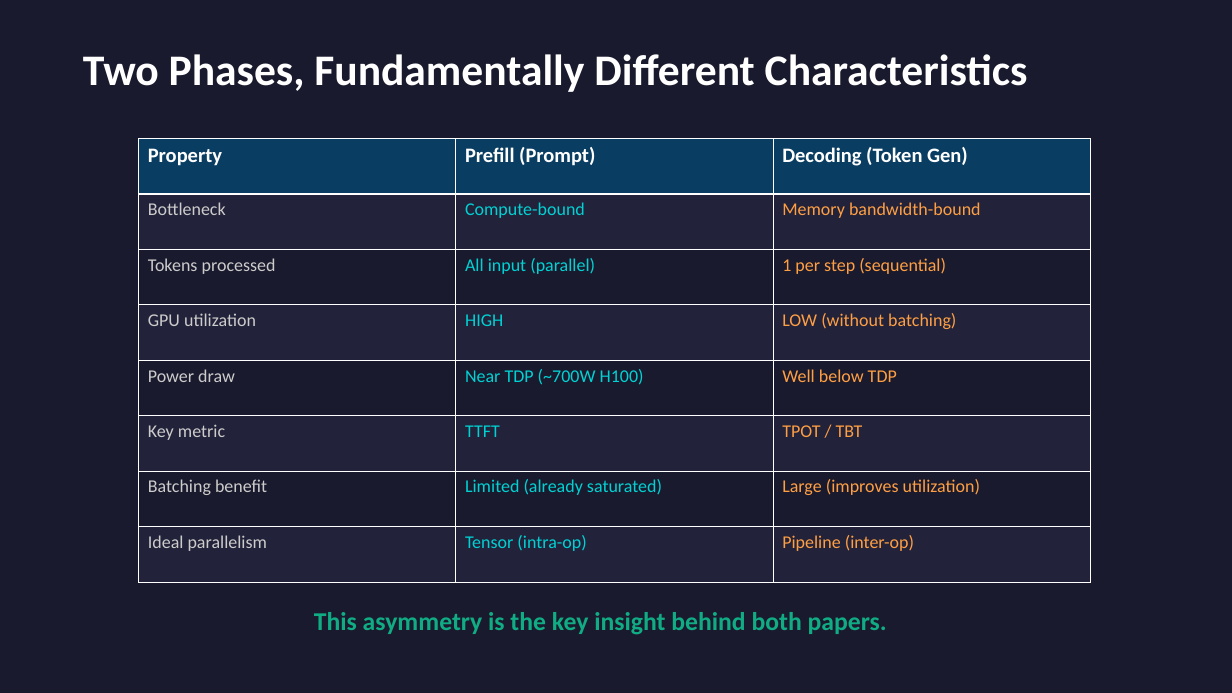
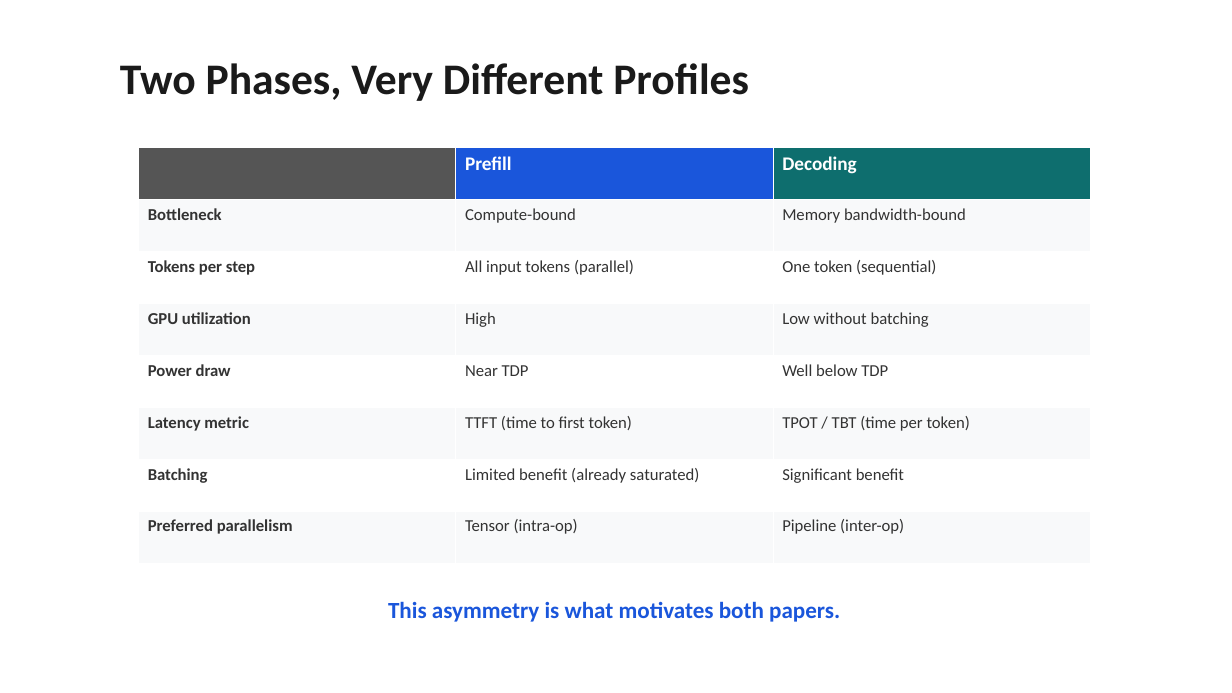
Before and after one commit to beratcelik1/llm-inference-phase-disaggregation, a slide deck: slide 4 of presentation/Phase_Disaggregation_LLM_Inference.pptx. Drawn at 1232x693 pixels with LibreOffice and Linux fonts; fonts in the diff are those of the drawing. Boxes give left, top, right and bottom in pixels: in the first picture for what was removed or moved away, otherwise in the second. Text is boxed around its words. In the diff, an @@ line names an element or a change of style, - is before the commit and + after.

```diff
--- a/presentation/Phase_Disaggregation_LLM_Inference.pptx
+++ b/presentation/Phase_Disaggregation_LLM_Inference.pptx
@@ background #1A1A2E to #FFFFFF @@
@@ text at [120, 63, 749, 101]: text changed; text colour #FFFFFF to #1A1A1A @@
-Two Phases, Fundamentally Different Characteristics
+Two Phases, Very Different Profiles
@@ table at [139, 148, 1090, 564] @@
-row 1: Property | Prefill (Prompt) | Decoding (Token Gen)
+row 1:  | Prefill | Decoding
-row 3: Tokens processed | All input (parallel) | 1 per step (sequential)
+row 3: Tokens per step | All input tokens (parallel) | One token (sequential)
-row 4, column 2: HIGH
+row 4, column 2: High
-row 4, column 3: LOW (without batching)
+row 4, column 3: Low without batching
-row 5, column 2: Near TDP (~700W H100)
+row 5, column 2: Near TDP
-row 6: Key metric | TTFT | TPOT / TBT
+row 6: Latency metric | TTFT (time to first token) | TPOT / TBT (time per token)
-row 7: Batching benefit | Limited (already saturated) | Large (improves utilization)
+row 7: Batching | Limited benefit (already saturated) | Significant benefit
-row 8, column 1: Ideal parallelism
+row 8, column 1: Preferred parallelism
@@ fill #0A3D62 to #555555 in row 1, column 1 @@
@@ fill #0A3D62 to #1A56DB in row 1, column 2 @@
@@ fill #0A3D62 to #0E6E6E in row 1, column 3 @@
@@ fill #22223A to #F8F9FA in 12 cells @@
@@ fill #1A1A2E to #FFFFFF in 9 cells @@
@@ size 14 to 13 pt in "Bottleneck", "Compute-bound", "Memory bandwidth-bound", "GPU utilization" and 4 more places @@
@@ text colour #CCCCCC to #333333, bold on in "Bottleneck", "GPU utilization", "Power draw" @@
@@ text colour #00D2D3 to #333333 in "Compute-bound", "Tensor (intra-op)" @@
@@ text colour #FF9F43 to #333333 in "Memory bandwidth-bound", "Well below TDP", "Pipeline (inter-op)" @@
@@ table: place and size @@
-table at [139, 139, 1090, 582]
+table at [139, 148, 1090, 564]
@@ text at [388, 601, 840, 622]: text changed; size 20 to 18 pt; text colour #10AC84 to #1A56DB @@
-This asymmetry is the key insight behind both papers.
+This asymmetry is what motivates both papers.
```
Also in this commit, not shown: 18 other slides changed, 5 slides added, 6 slides removed, 4 other files.
